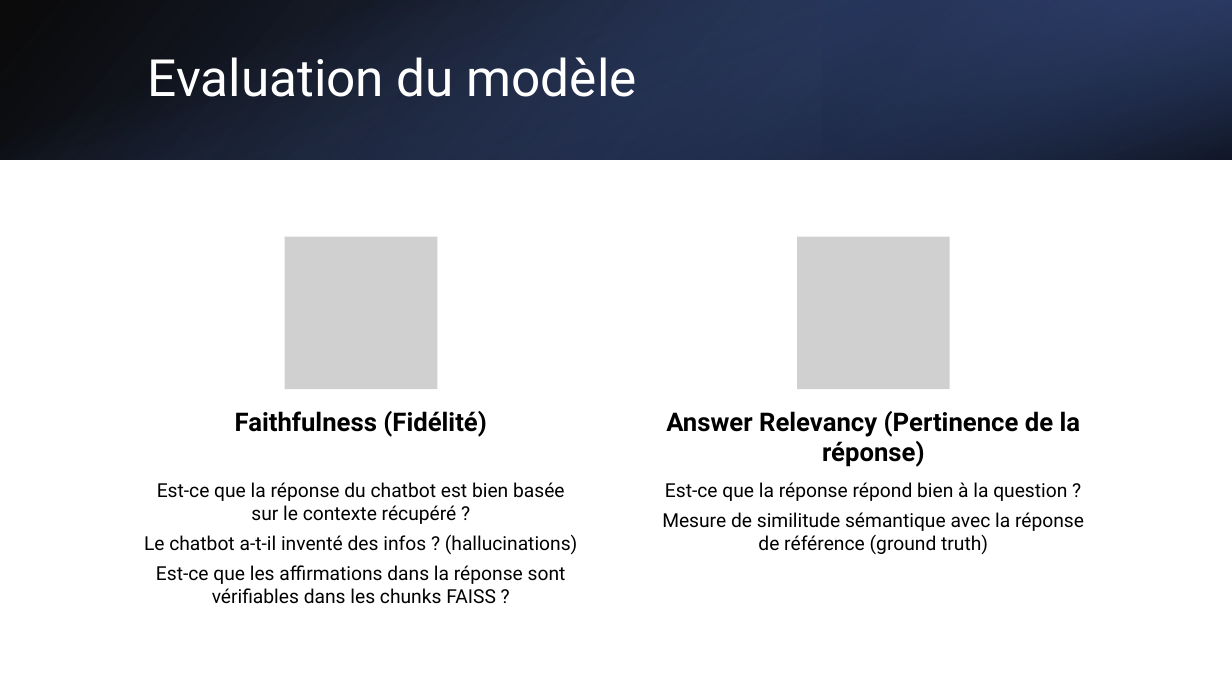
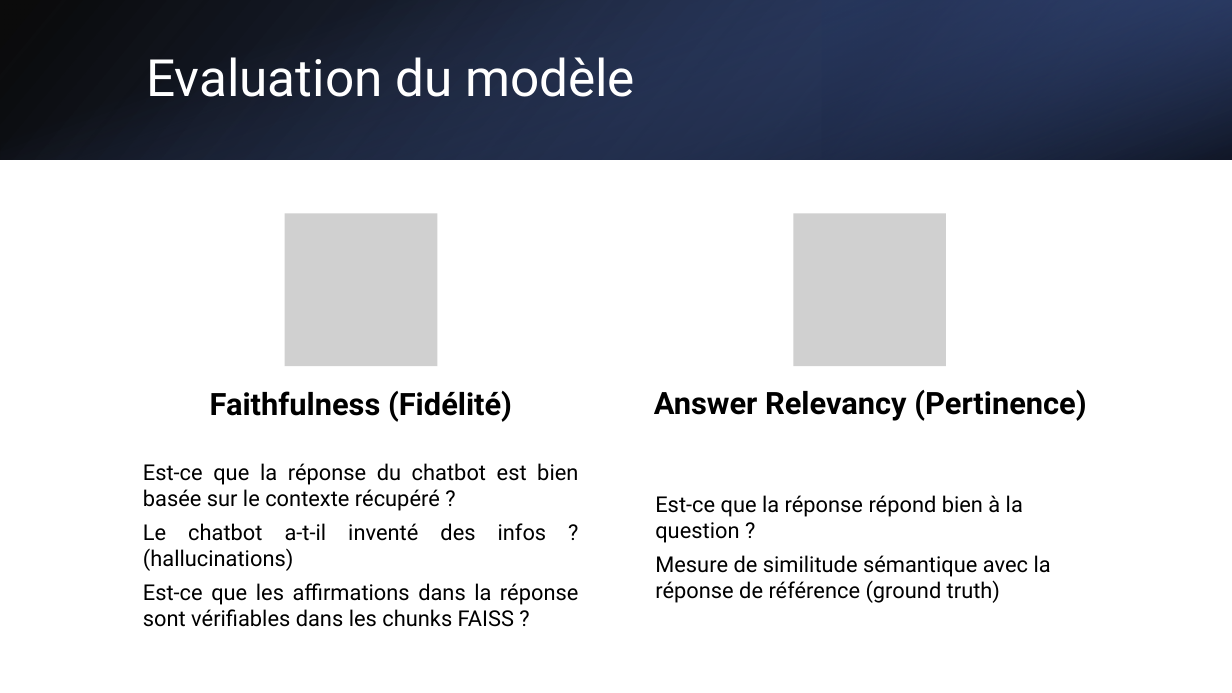
Before and after one commit to VicSchol/Cours10, a slide deck: slide 5 of Scholler_Victor_10_presentation_122025.pptx. Drawn at 1232x693 pixels with LibreOffice and Linux fonts; fonts in the diff are those of the drawing; grey boxes stand for pictures. Boxes give left, top, right and bottom in pixels: in the first picture for what was removed or moved away, otherwise in the second. Text is boxed around its words. In the diff, an @@ line names an element or a change of style, - is before the commit and + after.

```diff
--- a/Scholler_Victor_10_presentation_122025.pptx
+++ b/Scholler_Victor_10_presentation_122025.pptx
@@ picture: place and size @@
-picture at [285,237,437,389]
+picture at [285,213,437,366]
@@ picture: place and size @@
-picture at [798,237,950,389]
+picture at [794,213,946,366]
@@ text "Faithfulness (Fidélité)": place and size @@
-text "Faithfulness (Fidélité)" at [235,411,486,437]
+text "Faithfulness (Fidélité)" at [210,391,512,422]
@@ text "Faithfulness (Fidélité)" at [210,391,512,422]: size 20 to 24 pt; more space between paragraphs @@
@@ text at [654,390,1086,421]: text changed; size 20 to 24 pt @@
-Answer Relevancy (Pertinence de la réponse)
+Answer Relevancy (Pertinence)
@@ text "Est-ce que la réponse du ...": place and size @@
-text "Est-ce que la réponse du ..." at [144,482,578,604]
+text "Est-ce que la réponse du ..." at [143,463,578,627]
@@ text "Est-ce que la réponse du ..." at [143,463,578,627]: size 15 to 17 pt; alignment centre to justified @@
@@ text "Est-ce que la réponse répond ...": place and size @@
-text "Est-ce que la réponse répond ..." at [662,482,1084,554]
+text "Est-ce que la réponse répond ..." at [655,495,1051,603]
@@ text "Est-ce que la réponse répond ..." at [655,495,1051,603]: size 15 to 17 pt; alignment centre to left @@
```
Also in this commit, not shown: 7 other slides changed, 2 slides added, 4 other files.
